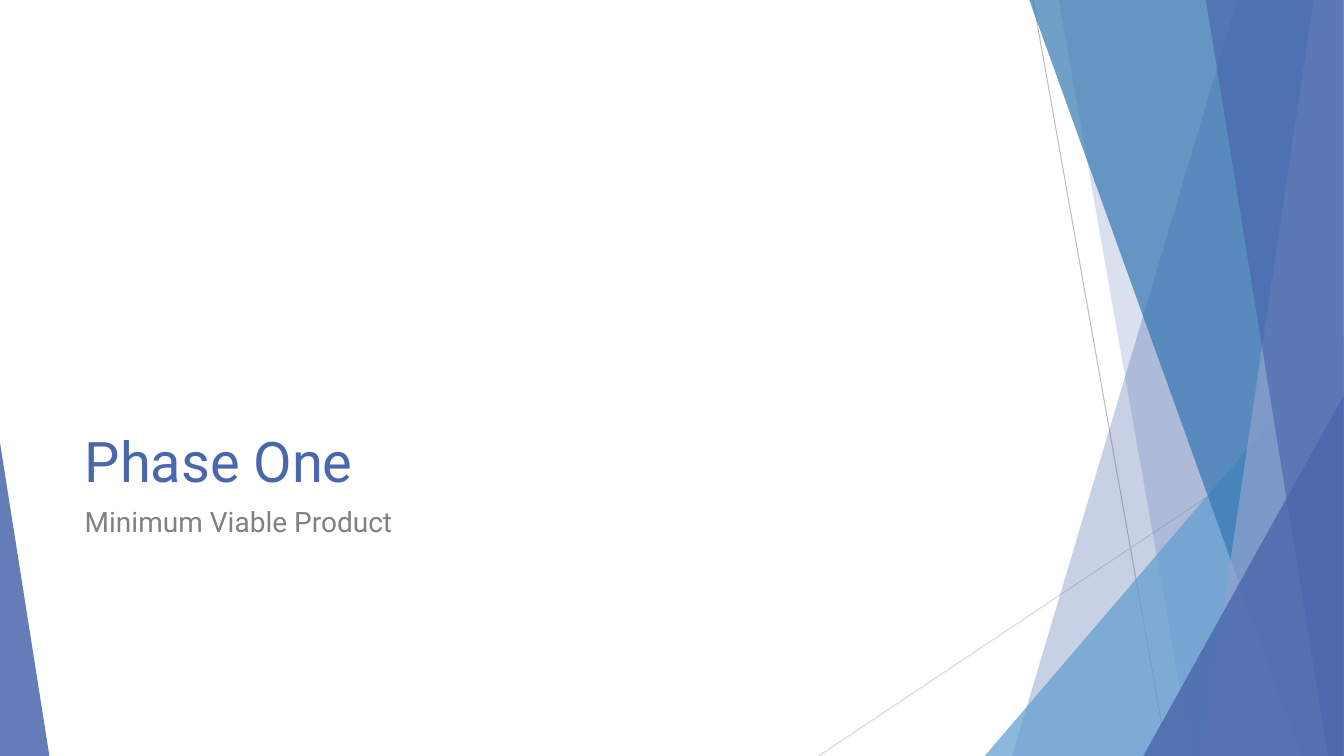
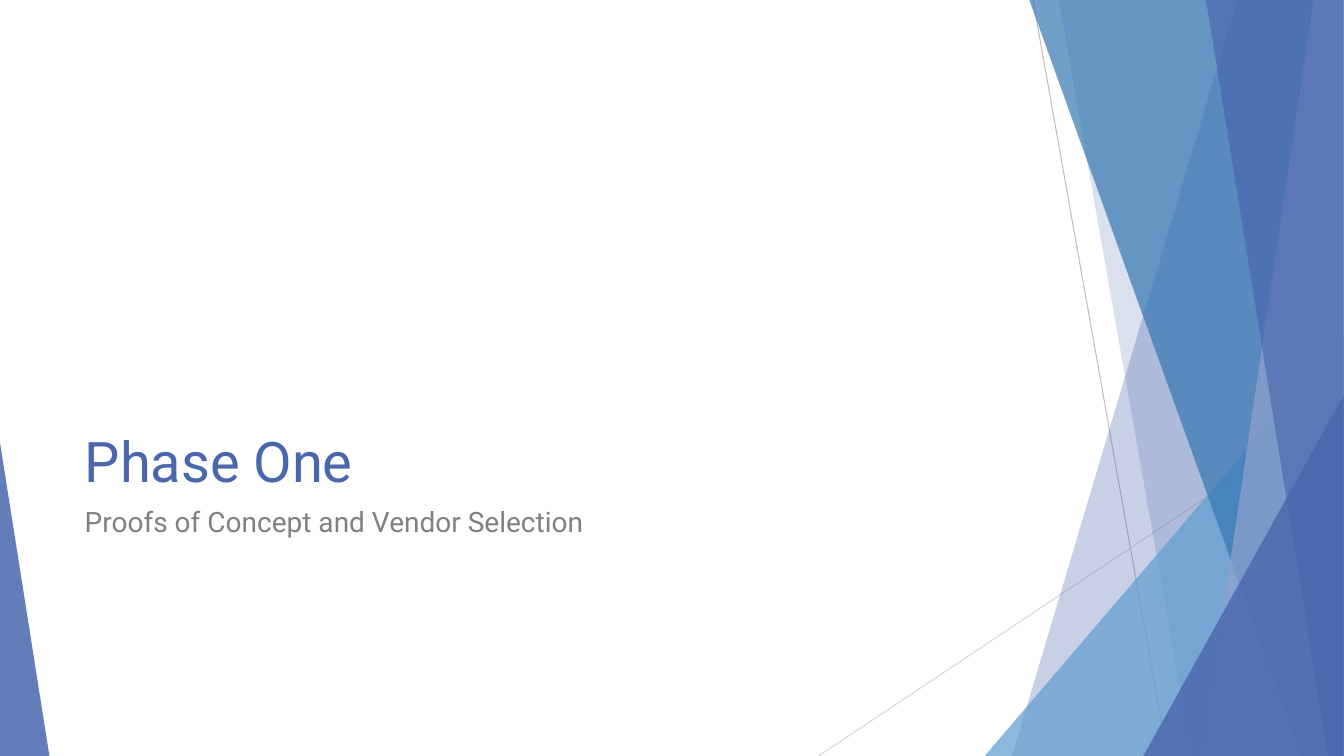
Before and after one commit to EnterpriseProductsLP/docker-straw-man, a slide deck: slide 4 of Docker Proofs of Concept.pptx. Drawn at 1344x756 pixels with LibreOffice and Linux fonts; fonts in the diff are those of the drawing. Boxes give left, top, right and bottom in pixels: in the first picture for what was removed or moved away, otherwise in the second. Text is boxed around its words. In the diff, an @@ line names an element or a change of style, - is before the commit and + after.

```diff
--- a/Docker Proofs of Concept.pptx
+++ b/Docker Proofs of Concept.pptx
@@ text at (85,511,583,538): text changed @@
-Minimum Viable Product
+Proofs of Concept and Vendor Selection
```
Also in this commit, not shown: 5 other slides changed.
